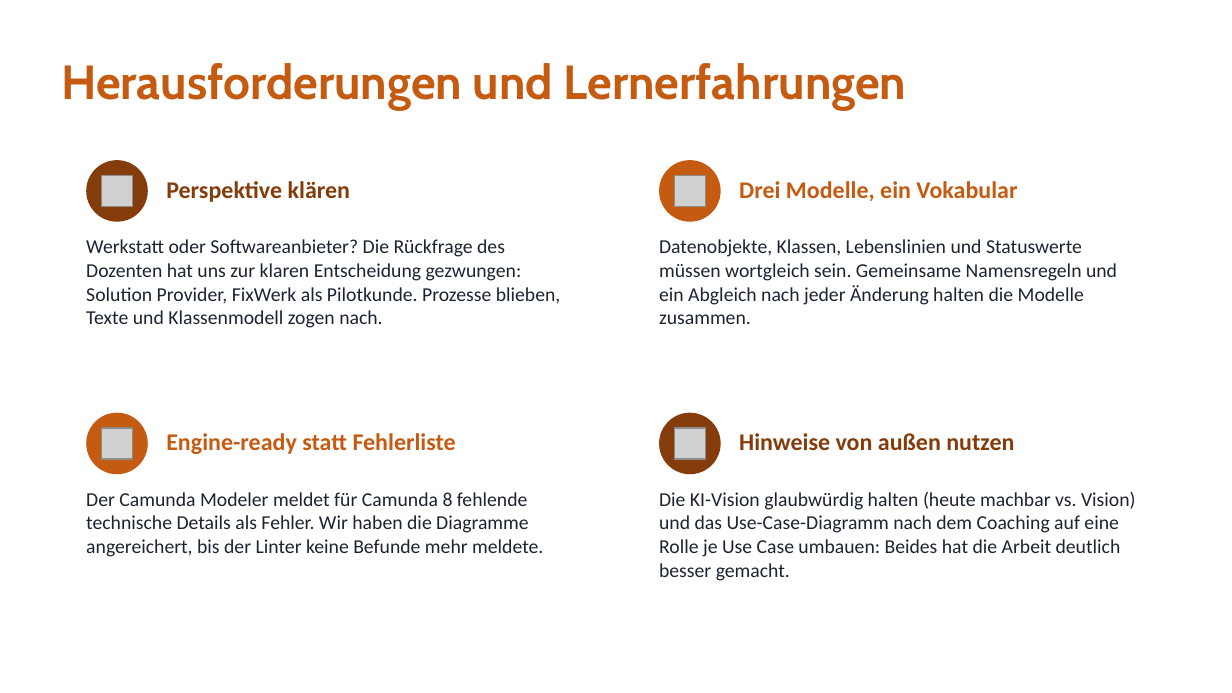
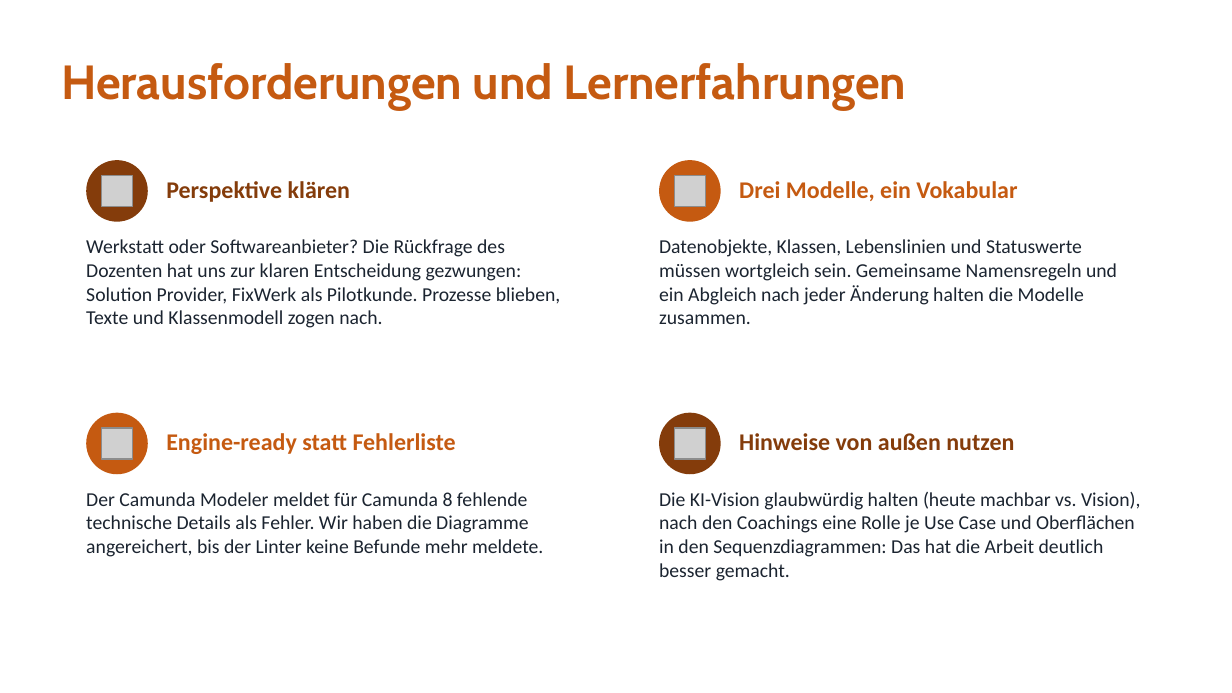
Before and after one commit to jakobschwan123-cmd/casestudy-semester-3, a slide deck: slide 15 of 4_praesentation/Abschlusspraesentation.pptx. Drawn at 1232x693 pixels with LibreOffice and Linux fonts; fonts in the diff are those of the drawing; grey boxes stand for pictures. Boxes give left, top, right and bottom in pixels: in the first picture for what was removed or moved away, otherwise in the second. Text is boxed around its words. In the diff, an @@ line names an element or a change of style, - is before the commit and + after.

Commit message:
docs: Praesentation und Sprechtext an Doku und Diagramme angeglichen (Vorreservierung nach Bestaetigung, Freigabe Nacharbeit, Status abgelehnt, Agenda, Coaching-Hinweise)

```diff
--- a/4_praesentation/Abschlusspraesentation.pptx
+++ b/4_praesentation/Abschlusspraesentation.pptx
@@ text at [659,492,1141,581]: text changed @@
-Die KI-Vision glaubwürdig halten (heute machbar vs. Vision) und das Use-Case-Diagramm nach dem Coaching auf eine Rolle je Use Case umbauen: Beides hat die Arbeit deutlich besser gemacht.
+Die KI-Vision glaubwürdig halten (heute machbar vs. Vision), nach den Coachings eine Rolle je Use Case und Oberflächen in den Sequenzdiagrammen: Das hat die Arbeit deutlich besser gemacht.
```
Also in this commit, not shown: 3 other slides changed, 1 other file.
